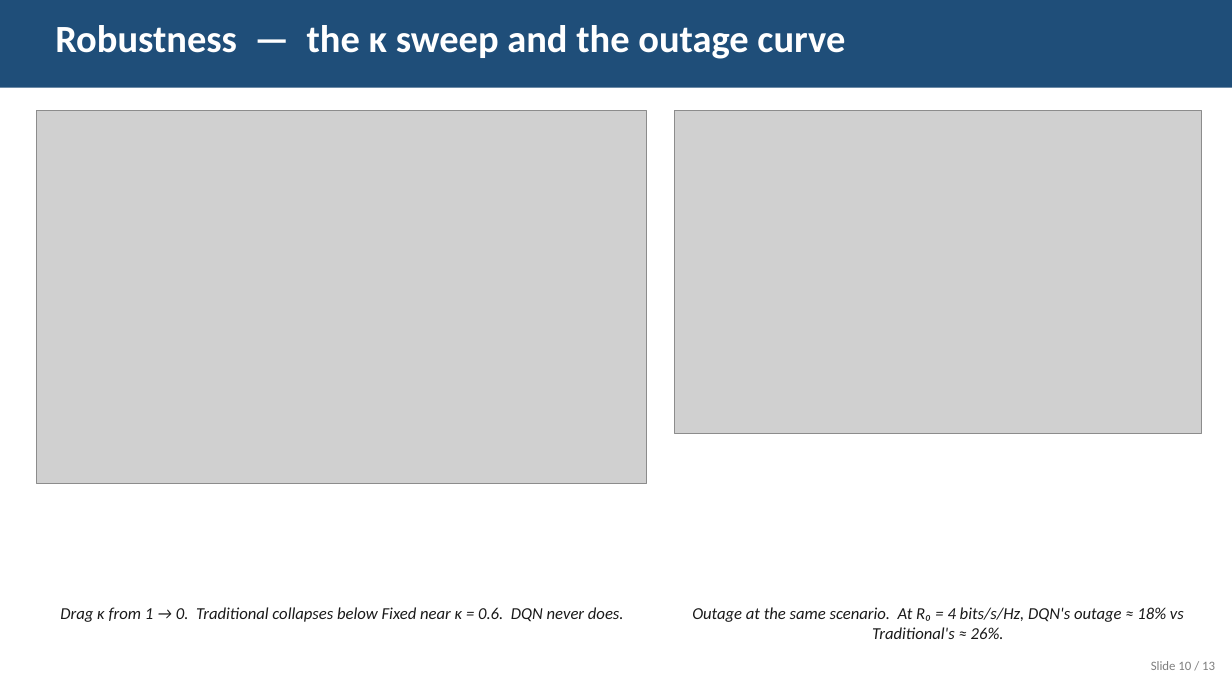
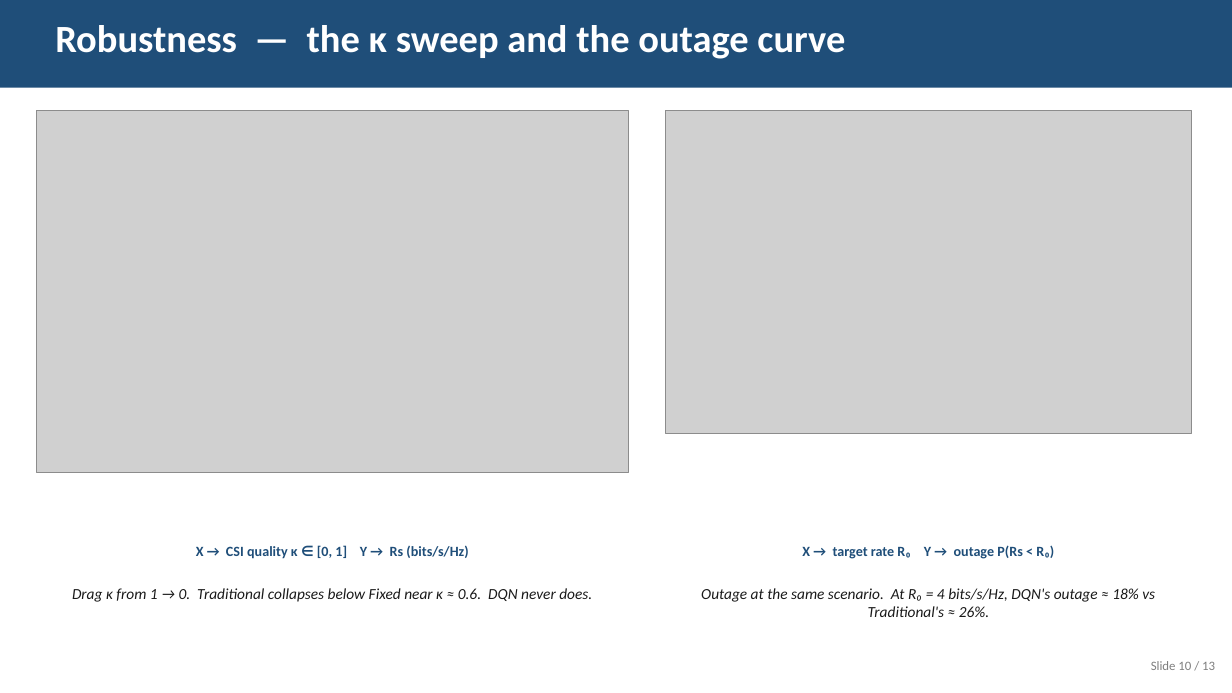
Before and after one commit to kryptbakar/DQN-Enhanced-Adaptive-Artificial-Noise-Power-Allocation, a slide deck: slide 10 of report/slides.pptx. Drawn at 1232x693 pixels with LibreOffice and Linux fonts; fonts in the diff are those of the drawing; grey boxes stand for pictures. Boxes give left, top, right and bottom in pixels: in the first picture for what was removed or moved away, otherwise in the second. Text is boxed around its words. In the diff, an @@ line names an element or a change of style, - is before the commit and + after.

Commit message:
add before/after framing, axis callouts, and presenter-script doc
Slides:
- New figure 12 (figures/12_before_after.png) — a horizontal two-panel
  comparison built specifically for the deck: left panel shows the
  state-of-the-art schemes only (Fixed + Traditional with noisy CSI)
  with an annotation pointing at where Traditional drops below Fixed;
  right panel adds the DQN curve with an annotation showing it stays
  at or above Fixed. Big 14pt axis labels, large tick fonts.
- scripts/make_before_after.py drives the figure off the trained
  Nt = 4 model so it stays in sync with the rest of the project.
- Slide 5 in the deck switched from fig 04 to fig 12, retitled
  'BEFORE vs AFTER our AI', with a navy-tinted axis callout strip
  underneath that reads 'X axis -> Transmit power, SNR (dB)' and
  'Y axis -> Average secrecy rate Rs (bits/s/Hz)'.
- Slides 9 and 10 also gained explicit X/Y axis callouts above their
  caption text so the audience knows what they are looking at without
  having to squint at the matplotlib labels.
- .gitignore: whitelist figures/12_before_after.png since it is
  embedded in the tracked report/slides.pptx.

New deliverable:
- report/presenter_script.docx — slide-by-slide teleprompter for the
  10-12 minute talk. Each slide has a SAY block (verbatim words),
  a DO block (physical action), POINT AT cues, and IF SIR ASKS
  tangents with answers. Full live-demo walkthrough for the
  Streamlit GUI: tab-by-tab, slider drag instructions, what to
  narrate while clicking. Final page is a one-page demo cheat-sheet
  to print and place on the laptop during the talk. Same metadata-
  stripping pipeline as the other deliverables.

```diff
--- a/report/slides.pptx
+++ b/report/slides.pptx
@@ picture: place and size @@
-picture at bbox=[37, 111, 647, 484]
+picture at bbox=[37, 111, 628, 473]
@@ picture: place and size @@
-picture at bbox=[675, 111, 1202, 433]
+picture at bbox=[665, 111, 1192, 433]
@@ text added at bbox=[196, 545, 468, 559], 11 pt, text #1F4E79, bold @@
+X → CSI quality κ ∈ [0, 1] Y → Rs (bits/s/Hz)
@@ text added at bbox=[802, 545, 1054, 559], 11 pt, text #1F4E79, bold @@
+X → target rate R₀ Y → outage P(Rs < R₀)
@@ text at bbox=[72, 588, 592, 602]: text changed; size 13 to 12 pt @@
-Drag κ from 1 → 0. Traditional collapses below Fixed near κ = 0.6. DQN never does.
+Drag κ from 1 → 0. Traditional collapses below Fixed near κ ≈ 0.6. DQN never does.
@@ text "Outage at the same scenario. ...": place and size @@
-text "Outage at the same scenario. ..." at bbox=[692, 607, 1184, 639]
+text "Outage at the same scenario. ..." at bbox=[701, 588, 1155, 617]
@@ text "Outage at the same scenario. ..." at bbox=[701, 588, 1155, 617]: size 13 to 12 pt @@
```
Also in this commit, not shown: 1 other slide changed, 1 slide added, 1 slide removed, 6 other files.
